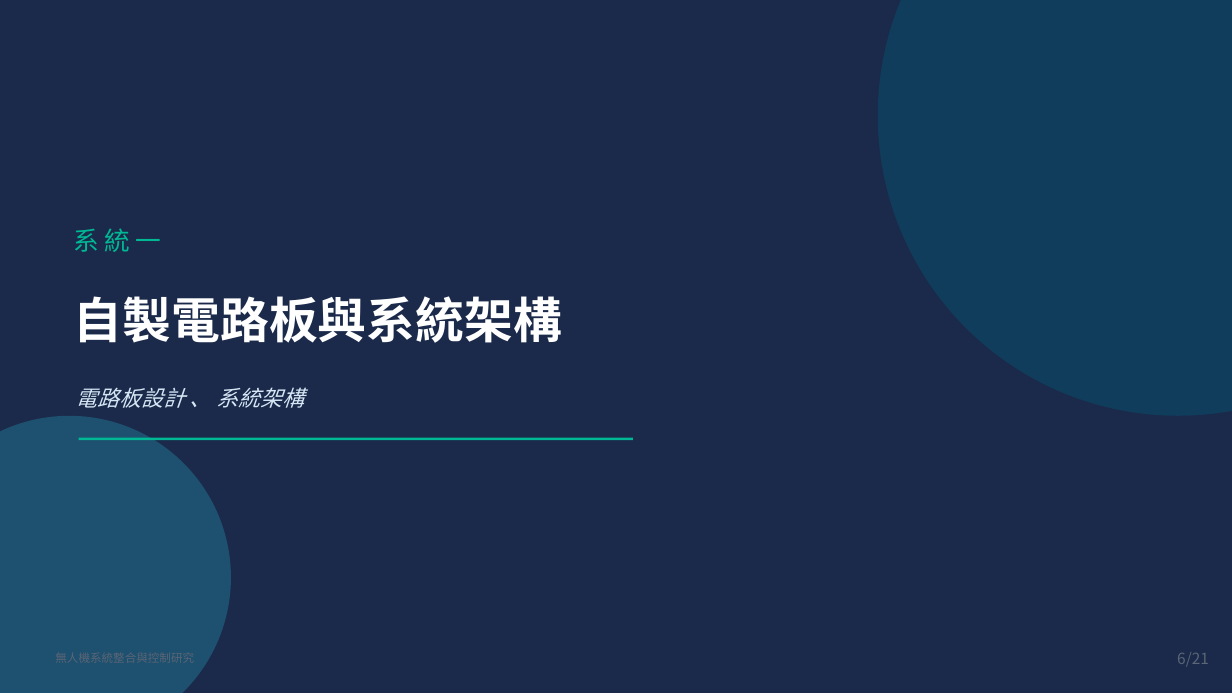
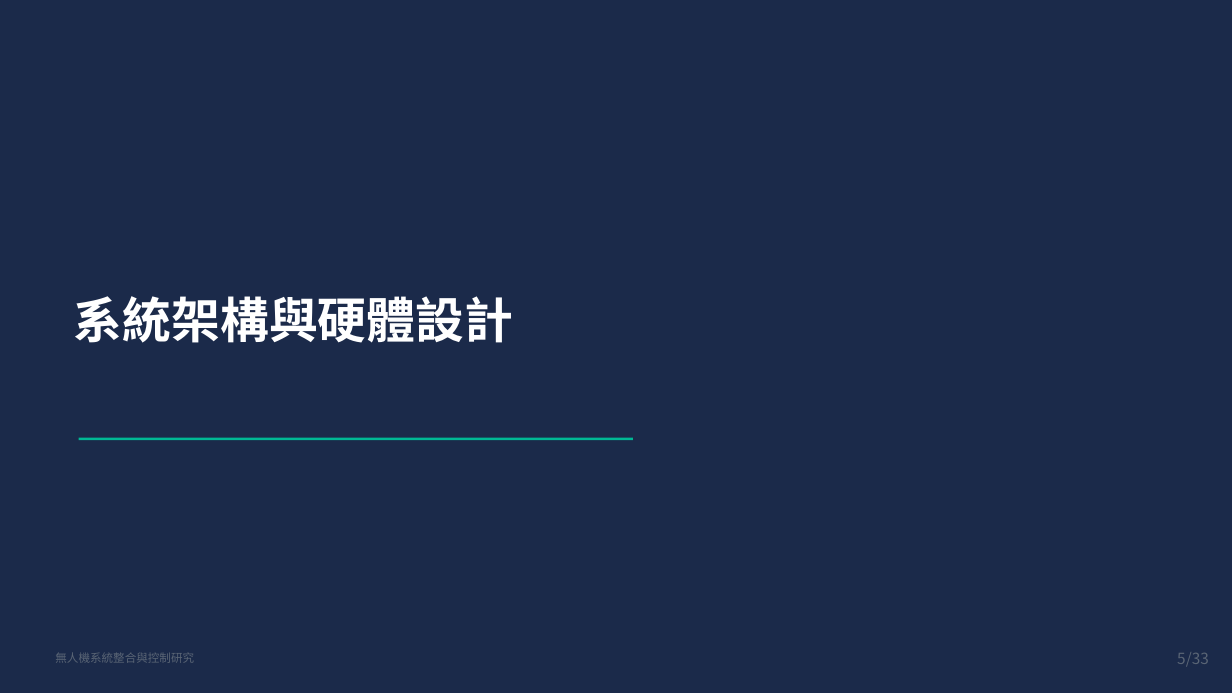
Before and after one commit to lingken1028/-, a slide deck: slide 5 of 無人機系統整合與控制研究_口試簡報 (2).pptx (slide 6 before the commit). Drawn at 1232x693 pixels with LibreOffice and Linux fonts; fonts in the diff are those of the drawing. Boxes give left, top, right and bottom in pixels: in the first picture for what was removed or moved away, otherwise in the second. Text is boxed around its words. In the diff, an @@ line names an element or a change of style, - is before the commit and + after.

```diff
--- a/無人機系統整合與控制研究_口試簡報 (2).pptx
+++ b/無人機系統整合與控制研究_口試簡報 (2).pptx
@@ ellipse removed at box(878, 0, 1232, 416) @@
@@ text removed at box(74, 228, 161, 252) @@
-系統一
@@ text at box(74, 296, 513, 343): text changed @@
-自製電路板與系統架構
+系統架構與硬體設計
@@ text removed at box(76, 387, 304, 408) @@
-電路板設計 、 系統架構
@@ ellipse removed at box(0, 416, 231, 693) @@
@@ text added at box(55, 652, 194, 663), 9 pt, text #5A6575 @@
+無人機系統整合與控制研究
@@ text at box(1186, 652, 1209, 667): text changed @@
-/21
+/33
```
Also in this commit, not shown: 23 other slides changed, 29 slides added, 18 slides removed.
